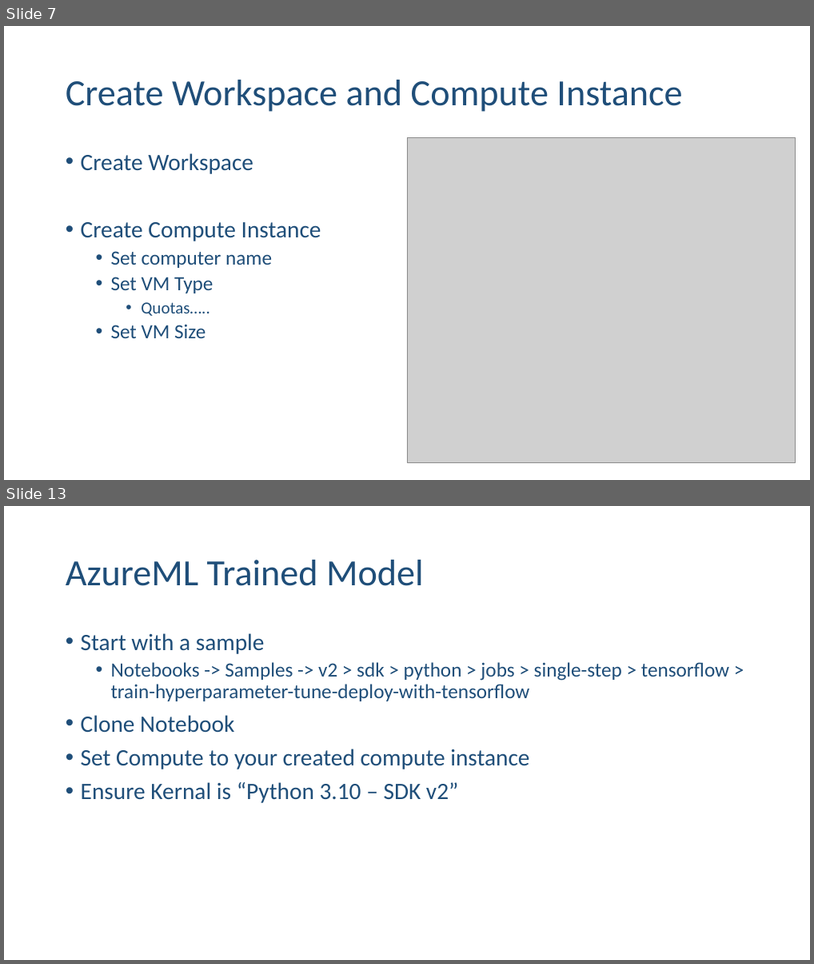
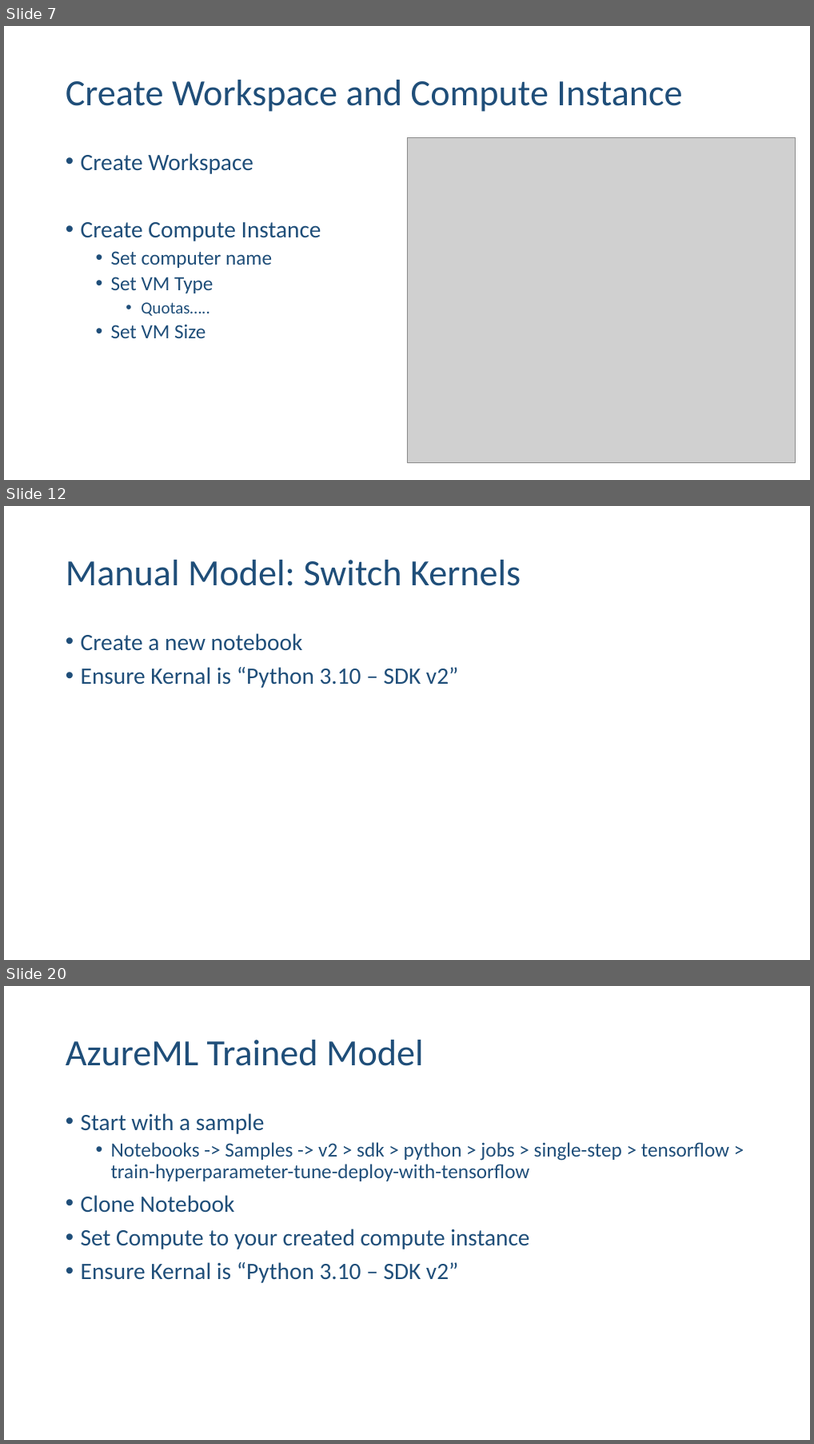
Before and after one commit to ehennis/Blog, a slide deck: AzureML/NebraskaCode.pptx. Shown one above the other, each under a label of ours: slides 7 and 13 before the commit, slides 7, 12 and 20 after it; the slides between them are not shown. The pictures are 814x964 and 814x1444 pixels, drawn with LibreOffice and Linux fonts; fonts in the diff are those of the drawing; grey boxes stand for pictures. Boxes give left, top, right and bottom in pixels: in the first picture for what was removed or moved away, otherwise in the second. Text is boxed around its words. In the diff, an @@ line names an element or a change of style, - is before the commit and + after.

```diff
--- a/AzureML/NebraskaCode.pptx
+++ b/AzureML/NebraskaCode.pptx
@@ slide 12 added at (4,506,810,960), background #FFFFFF @@
@@ title added at (66,560,521,586), 44 pt, text #1F4E79 @@
+Manual Model: Switch Kernels
@@ text added at (81,633,458,688), 28 pt, text #1F4E79 @@
+• Create a new notebook
+• Ensure Kernal is “Python 3.10 – SDK v2”
@@ what was slide 13 is now slide 20 @@
```
Also in this commit, not shown: 5 slides changed, 6 other slides added, 5 other files.
